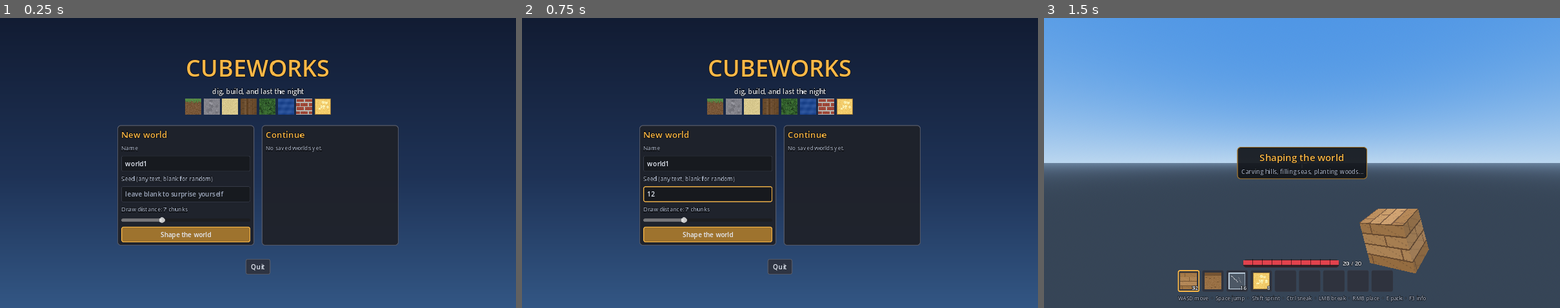
Above: before the commit, frames 1-3 (left to right).
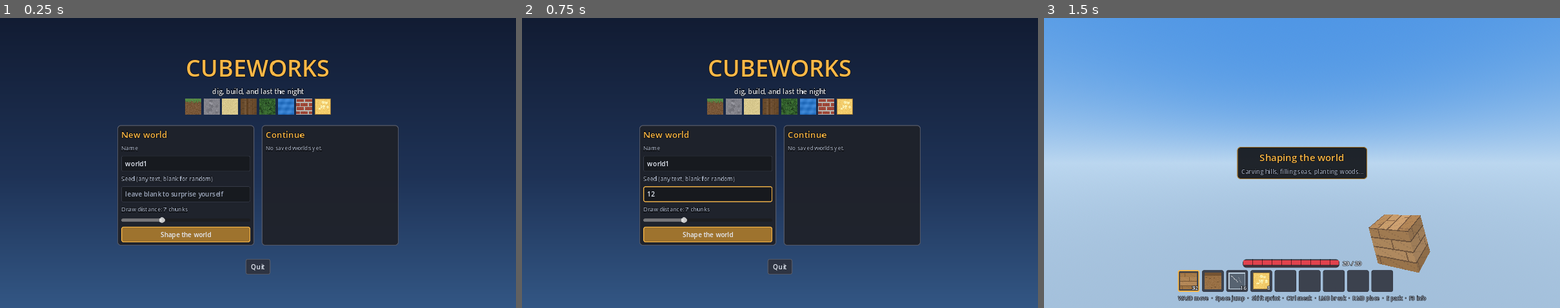
Above: after the commit, the same moments.

Repository: VekzYT/Claude_Enviroment
Game: Godot game, scene res://scenes/main_menu.tscn
Two runs of this game, one before a commit and one after it. Both use one fixed random seed, a clock stepped at 60 frames per second and the inputs below.
Inputs (mouse positions are in pixels of both pictures, inside the frame that each line leads up to):
- Up to frame 1 (0.25 s): no input
- Up to frame 2 (0.75 s): click (707, 194) at 0.52 s; type "12" at 0.6 s
- Up to frame 3 (1.5 s): click "Shape the world" at 1.25 s

The runs differ from the first frame. In frame 1, 0.2% of the frame differs, in the area x 53-57%, y 27-34%; in frame 2, 0.2%; in frame 3, 44%, in the area x 0-100%, y 50-100%.

Commit message:
Tune Cubeworks after playtesting it in a real renderer
Ran the project under a software OpenGL context and looked at actual frames,
which turned up several things a headless check cannot see.

World and lighting
- Mountains were being added to almost every column, so the whole map read as a
  45-degree staircase. A separate low-frequency field now decides where a range
  is at all, and a cubed ridge decides its shape, leaving most of the map as
  rolling hills.
- Less ocean and more walkable land; new worlds no longer start on a beach.
- The sky's lower hemisphere was a dark slab that looked like a second, wrong
  ocean past the last loaded chunk. It now sits near the fog colour, so the
  world fades into haze at the horizon.
- Dawn and dusk fade across a band instead of snapping off the moment the sun
  crosses the horizon, and the scene is no longer blown out at noon.
- Foliage was neon; grass and canopy are muted, glass actually reads as glass,
  and water is opaque enough not to be dragged grey by a dark sea bed.

Fixes
- A new world could spawn the player inside a tree trunk and drop them through
  the terrain. Spawn picking now avoids tree columns, and the player is settled
  onto the real surface once the chunks exist.
- Loading a save no longer overrides the saved position; it only rescues the
  player if the terrain has closed over them.
- The player no longer falls through a chunk that has not streamed in yet.
- The pause menu now really pauses the tree, and its invisible checkbox is a
  legible toggle button.
- Closing the window saves from any scene, not just the game scene, and the
  blackout screen hands the mouse back so its buttons can be clicked.
- Terrain data is applied to the tree unthrottled while only mesh attachment is
  budgeted per frame, so worlds stream in noticeably faster.
- The mob daylight check and the debug overlay no longer run their scans every
  single frame.

Also adds screenshots and a README covering the file tree, the scene layout,
how the chunk system works, how to add blocks and recipes, and a staged testing
checklist.

Co-Authored-By: Claude Opus 5 <noreply@anthropic.com>
Claude-Session: https://claude.ai/code/session_014kCAdy7Dh7WMZtmqA1TPBF

Diff:
--- a/cubeworks/scripts/autoload/block_db.gd
+++ b/cubeworks/scripts/autoload/block_db.gd
@@ -231,7 +231,10 @@
 	material_transparent.vertex_color_use_as_albedo = true
 	material_transparent.transparency = BaseMaterial3D.TRANSPARENCY_ALPHA
 	material_transparent.cull_mode = BaseMaterial3D.CULL_DISABLED
-	material_transparent.roughness = 0.15
+	# No metallic: without reflection probes a metallic surface just reads as a
+	# dark hole, which is exactly what open water must not look like.
+	material_transparent.roughness = 0.32
+	material_transparent.metallic = 0.0
 	material_transparent.specular_mode = BaseMaterial3D.SPECULAR_SCHLICK_GGX
 	material_transparent.shading_mode = BaseMaterial3D.SHADING_MODE_PER_PIXEL
 
--- a/cubeworks/scripts/autoload/game_state.gd
+++ b/cubeworks/scripts/autoload/game_state.gd
@@ -115,13 +115,21 @@
 
 
 func load_world(name: String) -> bool:
+	if not load_world_headless(name):
+		return false
+	get_tree().change_scene_to_file("res://scenes/game.tscn")
+	return true
+
+
+## Reads a save into memory and points the next game scene at it, without
+## changing scene. Split out so the loading path can be exercised on its own.
+func load_world_headless(name: String) -> bool:
 	var clean := _sanitise(name)
 	if not SaveManager.load_world(clean):
 		return false
 	world_name = clean
 	world_seed = SaveManager.world_seed
 	load_existing = true
-	get_tree().change_scene_to_file("res://scenes/game.tscn")
 	return true
 
 
--- a/cubeworks/scripts/blocks/texture_baker.gd
+++ b/cubeworks/scripts/blocks/texture_baker.gd
@@ -208,12 +208,14 @@
 						rng.randf_range(0.9, 1.8), Color(0.13, 0.25, 0.12), rng)
 
 		T_WATER:
+			# Opaque enough that a dark sea bed does not drag the surface to
+			# grey, but still clearly see-through up close.
 			for y in TILE:
 				var band := sin(float(y) * 0.55) * 0.05
 				for xx in TILE:
-					var wob := sin(float(xx) * 0.4 + float(y) * 0.2) * 0.03
+					var wob := sin(float(xx) * 0.4 + float(y) * 0.2) * 0.035
 					img.set_pixel(ox + xx, oy + y, Color(
-							0.16 + band + wob, 0.36 + band + wob, 0.72 + band + wob, 0.68))
+							0.20 + band + wob, 0.52 + band + wob, 0.86 + band + wob, 0.88))
 
 		T_BEDROCK:
 			_noise_fill(img, ox, oy, Color(0.24, 0.24, 0.27), 0.05, rng)
--- a/cubeworks/scripts/game.gd
+++ b/cubeworks/scripts/game.gd
@@ -20,6 +20,10 @@
 
 func _ready() -> void:
 	randomize()
+	# The pause menu really does pause: the tree stops, so chunk streaming,
+	# physics and creatures all stand still. These two keep running so Esc can
+	# be pressed again and the menu's buttons stay clickable.
+	process_mode = Node.PROCESS_MODE_ALWAYS
 
 	world.render_distance = GameState.render_distance
 	world.setup(player)
@@ -34,6 +38,7 @@
 	player.died.connect(_on_player_died)
 	inventory_ui.bind(player.inventory)
 	inventory_ui.closed.connect(_on_inventory_closed)
+	pause_menu.process_mode = Node.PROCESS_MODE_ALWAYS
 	pause_menu.setup(self)
 
 	_place_player()
@@ -62,10 +67,14 @@
 
 func _on_spawn_ready() -> void:
 	hud.set_loading(false)
-	# The terrain exists now, so put the player exactly on top of it.
-	var settled := world.settle_on_ground(player.global_position)
-	player.teleport(settled)
-	_spawn_point = settled
+	# A new world drops the player neatly onto the surface. A loaded one keeps
+	# the position it saved -- unless the terrain has swallowed it, in which
+	# case dig them out rather than suffocating them.
+	var here := player.global_position
+	if not GameState.load_existing or world.is_position_blocked(here):
+		here = world.settle_on_ground(here)
+		player.teleport(here)
+	_spawn_point = here
 	player.unfreeze()
 	if not _paused and not _inventory_open:
 		_capture_mouse()
@@ -117,6 +126,7 @@
 	_paused = value
 	pause_menu.visible = value
 	sky.paused = value
+	get_tree().paused = value
 	if value:
 		_release_mouse()
 		player.input_enabled = false
@@ -145,7 +155,7 @@
 # ------------------------------------------------------------------ update
 
 func _process(delta: float) -> void:
-	if _paused:
+	if _paused or player.frozen:
 		return
 	_autosave -= delta
 	if _autosave <= 0.0:
@@ -181,8 +191,13 @@
 	GameState.return_to_menu()
 
 
+func quit_requested() -> void:
+	get_tree().paused = false
+
+
 func quit_to_desktop() -> void:
 	save_now(false)
+	get_tree().paused = false
 	get_tree().quit()
 
 
--- a/cubeworks/scripts/player/player.gd
+++ b/cubeworks/scripts/player/player.gd
@@ -518,9 +518,9 @@
 	var bob_y := absf(cos(_bob)) * 0.012 * minf(speed, 7.0) * 0.4
 
 	var swing := sin(_swing * PI) * 0.35
-	held_item.position = Vector3(0.34 + bob_x, -0.27 + bob_y - swing * 0.26, -0.70 + swing * 0.10)
+	held_item.position = Vector3(0.38 + bob_x, -0.30 + bob_y - swing * 0.24, -0.74 + swing * 0.10)
 	held_item.rotation = Vector3(-0.18 - swing * 0.9, 0.72, 0.18)
-	held_item.scale = Vector3.ONE * 0.155
+	held_item.scale = Vector3.ONE * 0.145
 
 
 # ----------------------------------------------------------------- damage
--- a/cubeworks/scripts/ui/pause_menu.gd
+++ b/cubeworks/scripts/ui/pause_menu.gd
@@ -93,13 +93,17 @@
 	box.add_child(fov)
 	_update_fov_label()
 
-	var invert := CheckBox.new()
-	invert.text = "Invert vertical look"
+	# A plain toggle button reads far better than the default checkbox glyph,
+	# which all but vanishes against a dark panel.
+	var invert := Button.new()
+	invert.toggle_mode = true
 	invert.button_pressed = GameState.invert_y
-	invert.add_theme_color_override("font_color", UITheme.TEXT)
+	invert.text = _invert_text()
+	UITheme.style_button(invert)
 	invert.toggled.connect(func(on: bool) -> void:
 		GameState.invert_y = on
-		GameState.save_settings())
+		GameState.save_settings()
+		invert.text = _invert_text())
 	box.add_child(invert)
 
 	box.add_child(_separator())
@@ -121,6 +125,10 @@
 	UITheme.style_button(quit)
 	quit.pressed.connect(func() -> void: game.quit_to_desktop())
 	box.add_child(quit)
+
+
+func _invert_text() -> String:
+	return "Invert vertical look: %s" % ("on" if GameState.invert_y else "off")
 
 
 func _separator() -> Control:
--- a/cubeworks/scripts/world/day_night.gd
+++ b/cubeworks/scripts/world/day_night.gd
@@ -44,8 +44,9 @@
 	_sky.sky_top_color = DAY_TOP
 	_sky.sky_horizon_color = DAY_HORIZON
 	_sky.sky_curve = 0.15
-	_sky.ground_bottom_color = DAY_HORIZON.darkened(0.7)
-	_sky.ground_horizon_color = DAY_HORIZON.darkened(0.45)
+	_sky.ground_bottom_color = DAY_HORIZON.darkened(0.16)
+	_sky.ground_horizon_color = DAY_HORIZON
+	_sky.ground_curve = 0.12
 	_sky.sun_angle_max = 6.0
 	_sky.sun_curve = 0.12
 
@@ -122,8 +123,11 @@
 	if _sky != null:
 		_sky.sky_top_color = top
 		_sky.sky_horizon_color = horizon
-		_sky.ground_bottom_color = horizon.darkened(0.7)
-		_sky.ground_horizon_color = horizon.darkened(0.45)
+		# The half of the sky below the horizon is what you see past the last
+		# loaded chunk. Keeping it near the fog colour makes the world fade out
+		# into haze instead of ending against a dark slab.
+		_sky.ground_bottom_color = horizon.darkened(0.16)
+		_sky.ground_horizon_color = horizon
 		_sky.sun_angle_max = 6.0
 		_sky.sun_curve = 0.12
 
@@ -141,6 +145,6 @@
 	var far := float(render_distance_chunks) * 16.0
 	_env.fog_enabled = true
 	_env.fog_mode = Environment.FOG_MODE_DEPTH
-	_env.fog_depth_begin = maxf(32.0, far * 0.55)
-	_env.fog_depth_end = maxf(64.0, far * 0.98)
+	_env.fog_depth_begin = maxf(48.0, far * 0.74)
+	_env.fog_depth_end = maxf(96.0, far * 1.02)
 	_env.fog_density = 1.0
--- a/cubeworks/scripts/world/world.gd
+++ b/cubeworks/scripts/world/world.gd
@@ -554,6 +554,14 @@
 	return Vector3(0.5, TerrainGenerator.SEA_LEVEL + 24, 0.5)
 
 
+## True when a standing position is buried in blocks and needs rescuing.
+func is_position_blocked(pos: Vector3) -> bool:
+	var bx := floori(pos.x)
+	var bz := floori(pos.z)
+	var by := floori(pos.y)
+	return BlockDB.is_solid(get_block(bx, by, bz)) or BlockDB.is_solid(get_block(bx, by + 1, bz))
+
+
 ## Drops a position onto the first solid block beneath it that has room to
 ## stand. Used once the chunks around the spawn have actually loaded, so the
 ## player never starts inside terrain or inside a tree.
Binary file added: cubeworks/docs/screenshot-day.jpg
Not shown, added: cubeworks/docs/screenshot-day.jpg.import
Binary file added: cubeworks/docs/screenshot-pack.jpg
Not shown, added: cubeworks/docs/screenshot-pack.jpg.import
Binary file added: cubeworks/docs/screenshot-sunset.jpg
Not shown, added: cubeworks/docs/screenshot-sunset.jpg.import
Not shown, changed: cubeworks/README.md
